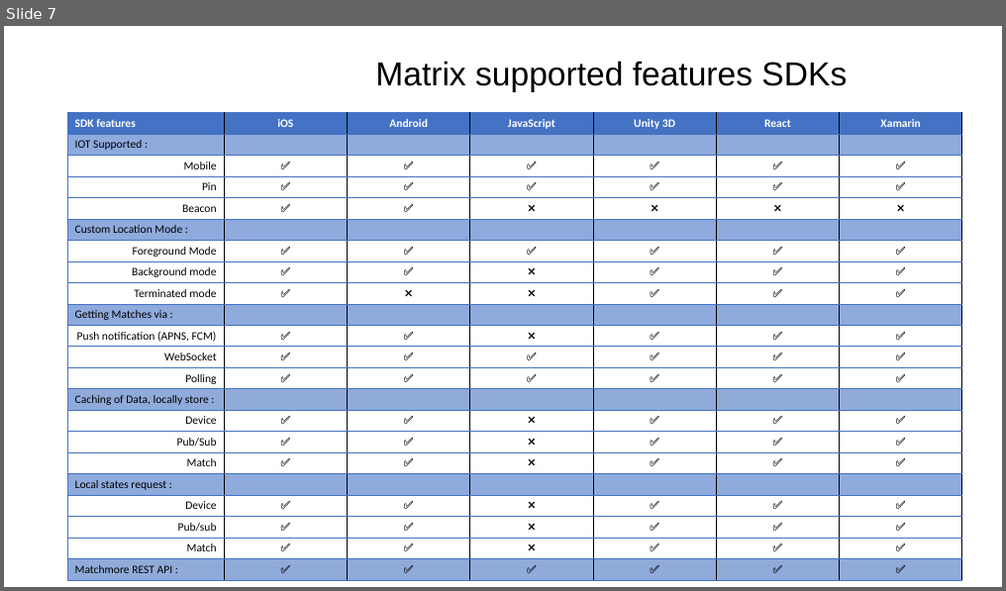
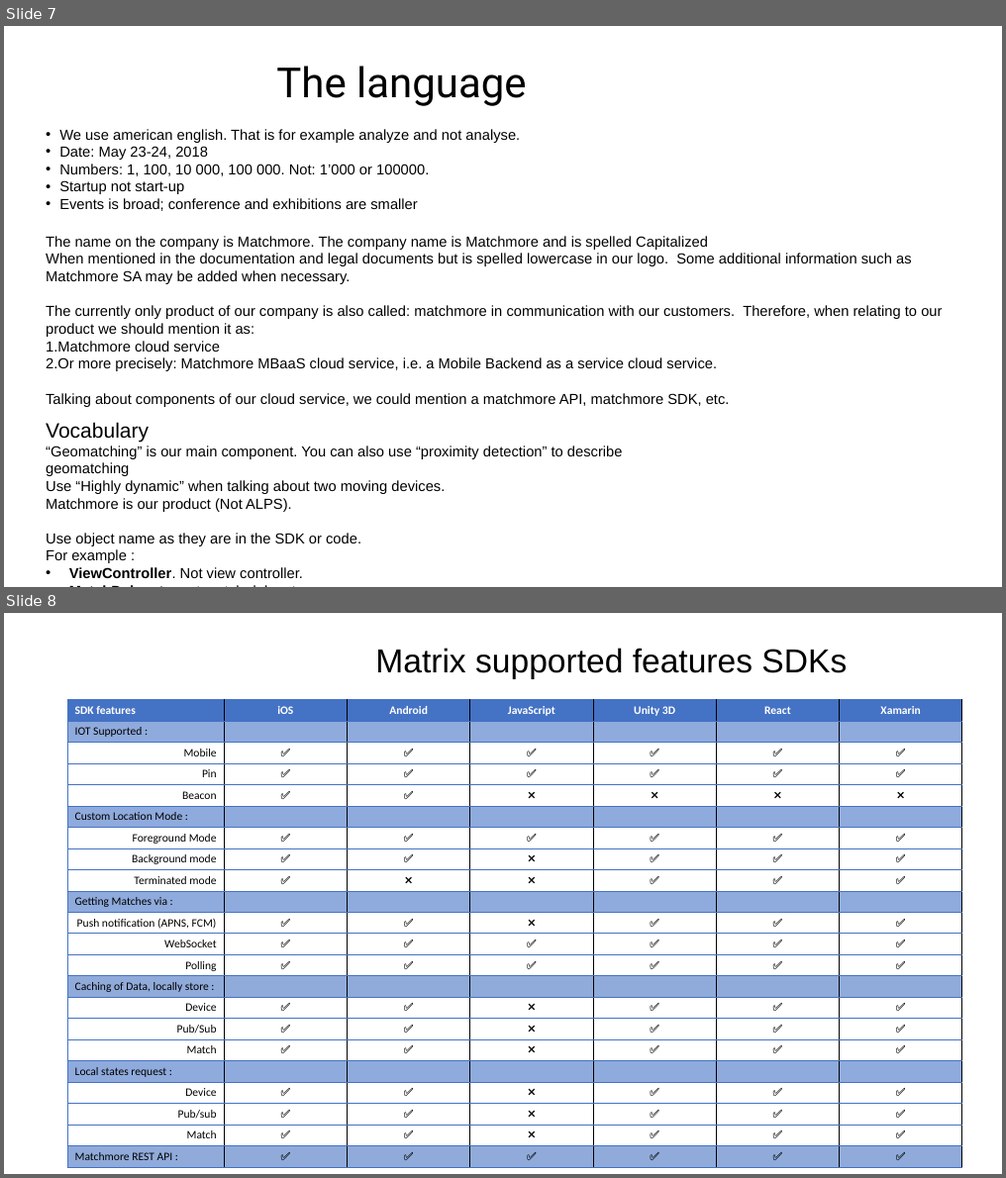
Before and after one commit to matchmore/documentation, a slide deck: Documentation Plan.pptx. Shown one above the other, each under a label of ours: slide 7 before the commit, slides 7 and 8 after it. The pictures are 1006x591 and 1006x1178 pixels, drawn with LibreOffice and Linux fonts; fonts in the diff are those of the drawing; background and template pictures are left out. Boxes give left, top, right and bottom in pixels: in the first picture for what was removed or moved away, otherwise in the second. Text is boxed around its words. In the diff, an @@ line names an element or a change of style, - is before the commit and + after.

Commit message:
Documentation plan update

```diff
--- a/Documentation Plan.pptx
+++ b/Documentation Plan.pptx
@@ slide 7 added at [4,26,1002,587], background #FFFFFF @@
@@ text added at [276,66,526,106], 40 pt, text #000000 @@
+The language
@@ text added at [59,129,520,211], 14 pt, text #000000 @@
+• We use american english. That is for example analyze and not analyse.
+• Date: May 23-24, 2018
+• Numbers: 1, 100, 10 000, 100 000. Not: 1’000 or 100000.
+• Startup not start-up
+• Events is broad; conference and exhibitions are smaller
@@ text added at [46,236,942,407], 14 pt, text #000000 @@
+The name on the company is Matchmore. The company name is Matchmore and is spelled Capitalized
+When mentioned in the documentation and legal documents but is spelled lowercase in our logo. Some additional information such as Matchmore SA may be added when necessary.
+The currently only product of our company is also called: matchmore in communication with our customers. Therefore, when relating to our product we should mention it as:
+1. Matchmore cloud service
+2. Or more precisely: Matchmore MBaaS cloud service, i.e. a Mobile Backend as a service cloud service.
+Talking about components of our cloud service, we could mention a matchmore API, matchmore SDK, etc.
@@ text added at [46,422,623,578], 14 pt, text #000000 @@
+Vocabulary
+“Geomatching” is our main component. You can also use “proximity detection” to describe geomatching
+Use “Highly dynamic” when talking about two moving devices.
+Matchmore is our product (Not ALPS).
+Use object name as they are in the SDK or code.
+For example :
+• ViewController. Not view controller.
+• MatchDelegate, not match delegate.
@@ what was slide 7 is now slide 8 @@
```
Also in this commit, not shown: 1 slide changed.
